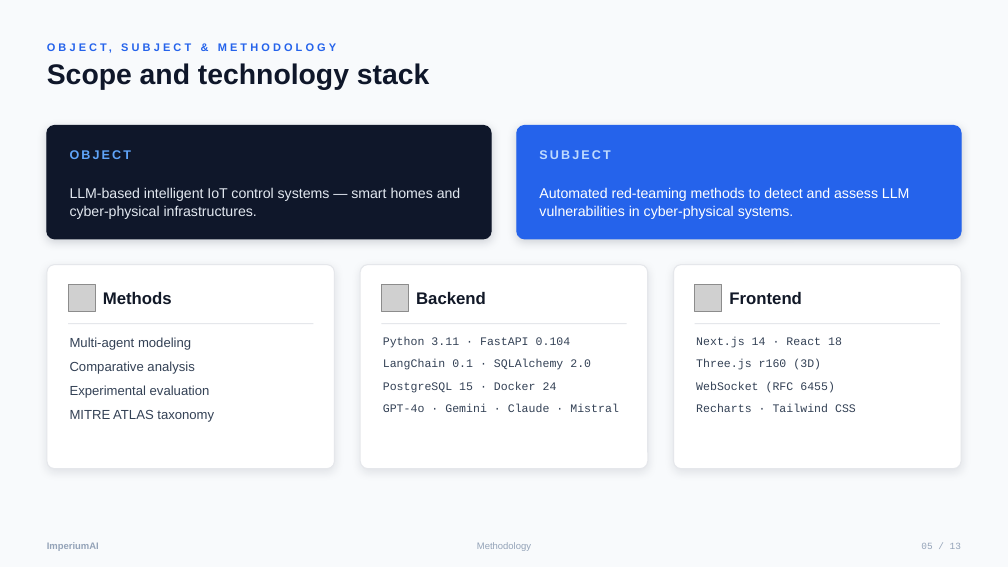
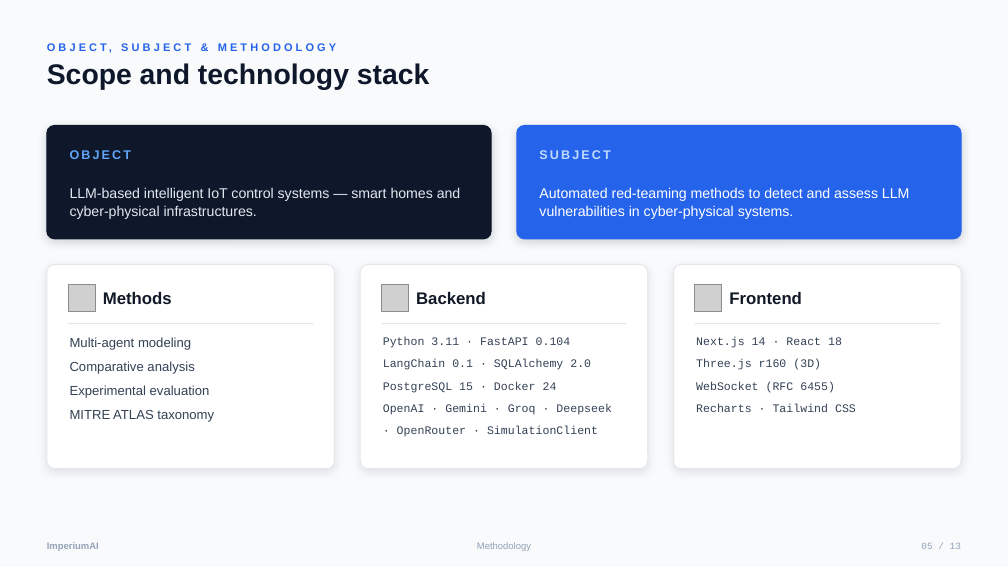
Before and after one commit to Omarigato/ImperiumAI, a slide deck: slide 5 of frontend/public/docs/ImperiumAI_Presentation.pptx. Drawn at 1008x567 pixels with LibreOffice and Linux fonts; fonts in the diff are those of the drawing; grey boxes stand for pictures. Boxes give left, top, right and bottom in pixels: in the first picture for what was removed or moved away, otherwise in the second. Text is boxed around its words. In the diff, an @@ line names an element or a change of style, - is before the commit and + after.

```diff
--- a/frontend/public/docs/ImperiumAI_Presentation.pptx
+++ b/frontend/public/docs/ImperiumAI_Presentation.pptx
@@ text at [383, 404, 612, 437]: text changed @@
-GPT-4o · Gemini · Claude · Mistral
+OpenAI · Gemini · Groq · Deepseek
+· OpenRouter · SimulationClient
```
Also in this commit, not shown: 1 other slide changed, 7 other files.
